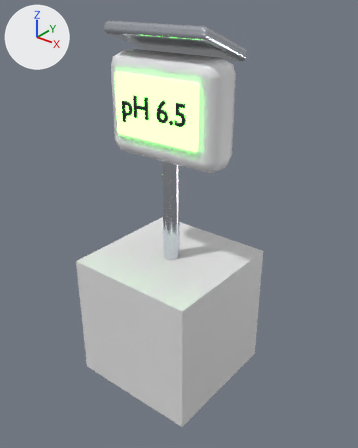
The FBX model art/export/fbx/SoilSensor.fbx as it was, and as the next commit left it.
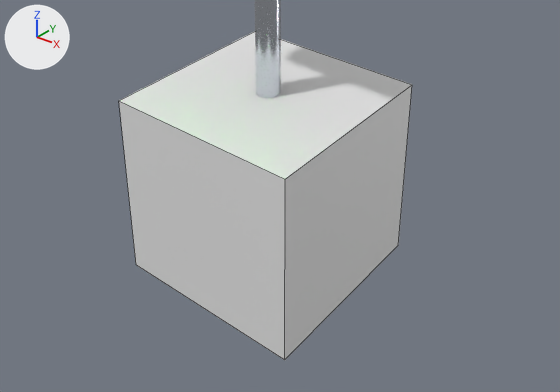
Each version appears first whole from a 50 mm camera at (2.08, -2.51, 2.34) aimed at (0.27, -0.25, 0.94), and next in a close-up on the part from 0% to 100% of the width and 44% to 100% of the height. The axes (+X, +Y, +Z) are drawn at upper left. The lights are the same throughout. The first two pictures are the older version. The close-ups show mesh edges as thin lines. Where no turn or scale is listed for an object, it has been applied to the vertices.

In view in the first close-up: 'Body__Chrome.018', 'Origin__Pivot.030'.
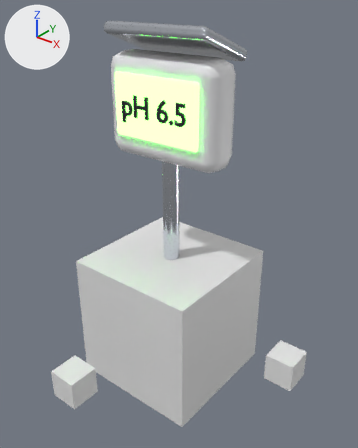
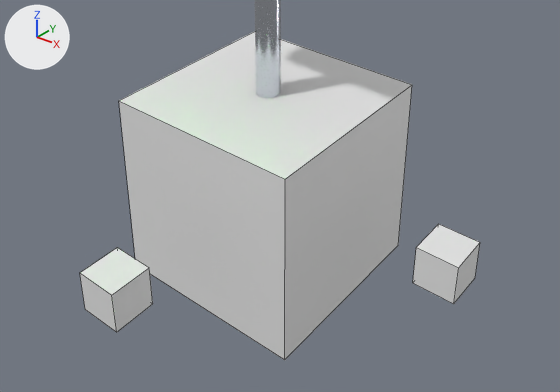
Location of each change, [x1, y1, x2, y2] in pixels of the close-ups (560 x 392 px):
'Origin__AxisZ', added
    after: [80, 247, 153, 332]
'Origin__AxisX', added
    after: [413, 224, 480, 304]

Diff of the bpy script that builds the scene:
```diff
--- a/art/export/fbx/SoilSensor.fbx.py
+++ b/art/export/fbx/SoilSensor.fbx.py
@@ me_origin__axisz @@
+me_origin__axisz.from_pydata(...)  # a box spanning x -0.1..0.1, y -0.1..0.1, z -0.1..0.1
@@ ob_origin__axisz @@
+ob_origin__axisz = bpy.data.objects.new('Origin__AxisZ', me_origin__axisz)
+ob_origin__axisz.location = (0.0, -1.0, 0.0)
@@ ob_origin__axisx @@
+ob_origin__axisx = bpy.data.objects.new('Origin__AxisX', me_origin__axisz.copy())
+ob_origin__axisx.location = (1.0, 0.0, 0.0)
```
